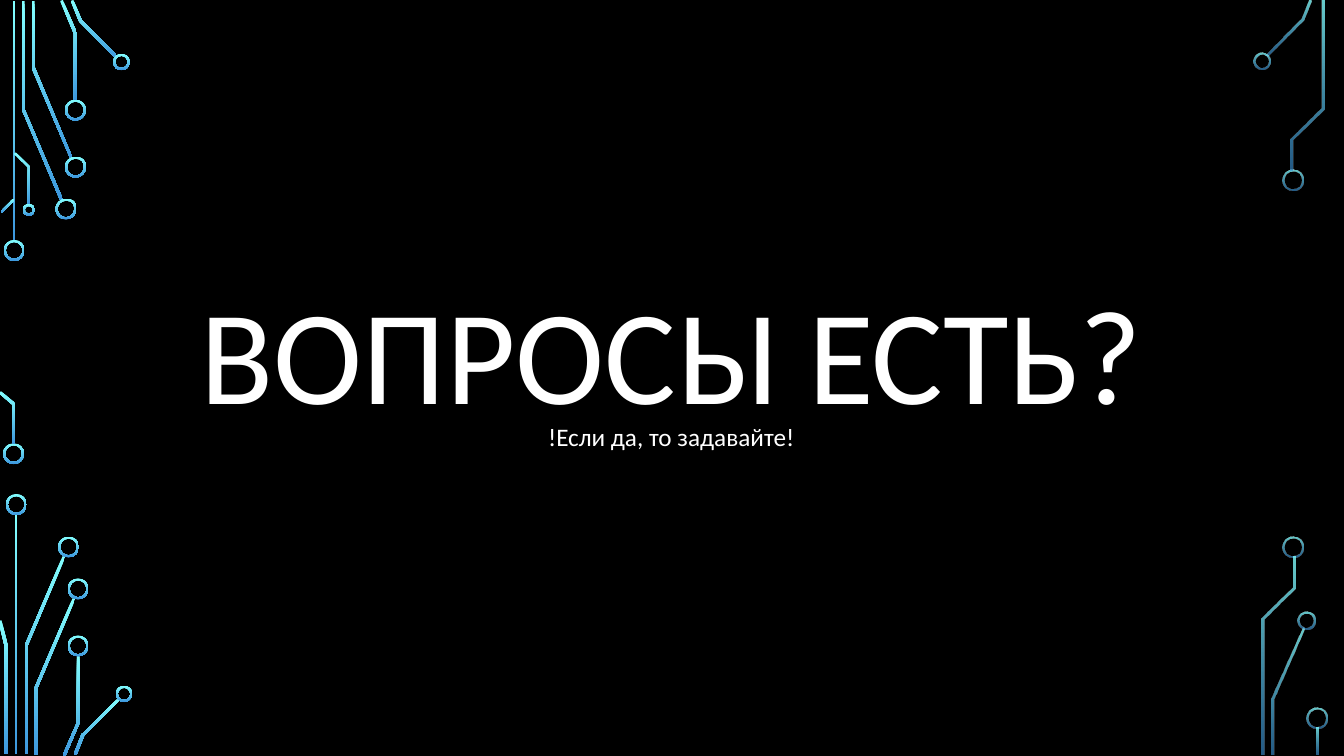
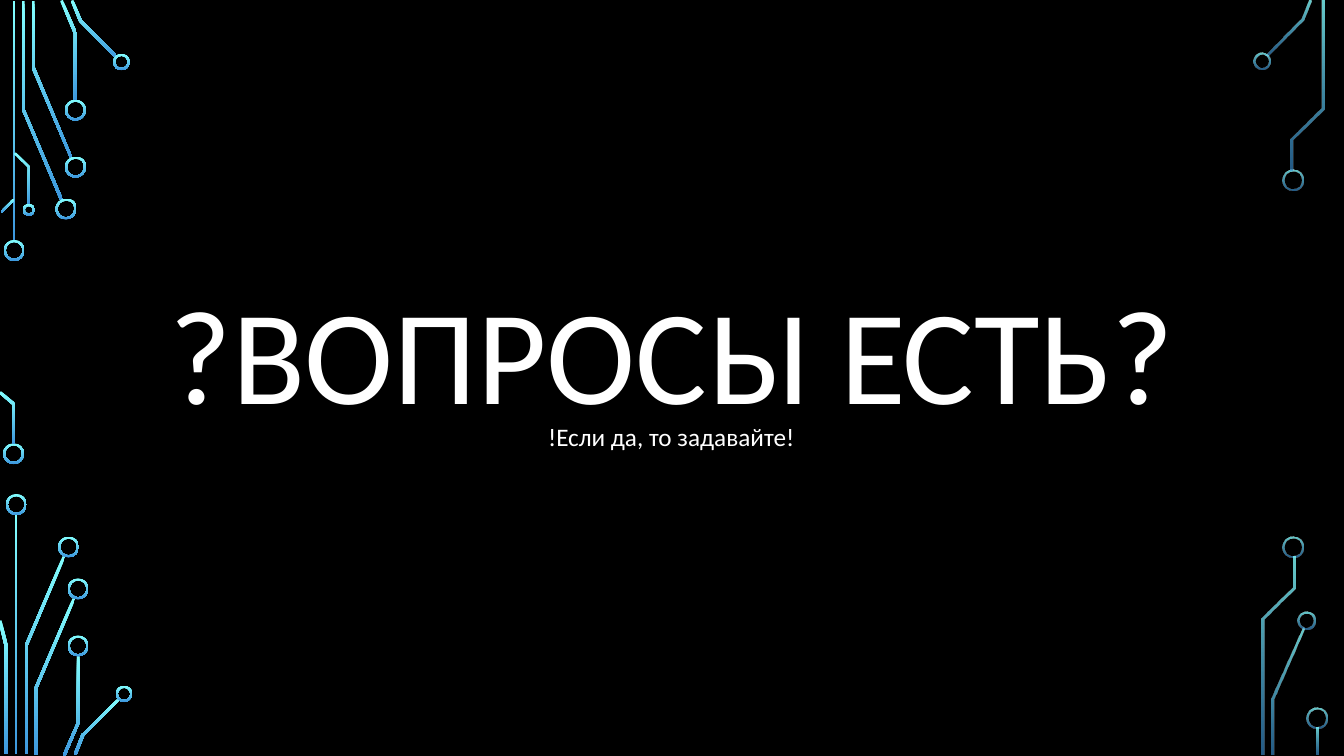
Before and after one commit to BlackPaganYT/Currency_Rates, a slide deck: slide 10 of Конвентатор валют.pptx. Drawn at 1344x756 pixels with LibreOffice and Linux fonts; fonts in the diff are those of the drawing; background and template pictures are left out. Boxes give left, top, right and bottom in pixels: in the first picture for what was removed or moved away, otherwise in the second. Text is boxed around its words. In the diff, an @@ line names an element or a change of style, - is before the commit and + after.

```diff
--- a/Конвентатор валют.pptx
+++ b/Конвентатор валют.pptx
@@ title at bbox=[170, 312, 1173, 436]: text changed @@
-ВОПРОСЫ ЕСТЬ?
+?ВОПРОСЫ ЕСТЬ?
```
Also in this commit, not shown: 4 other slides changed.
